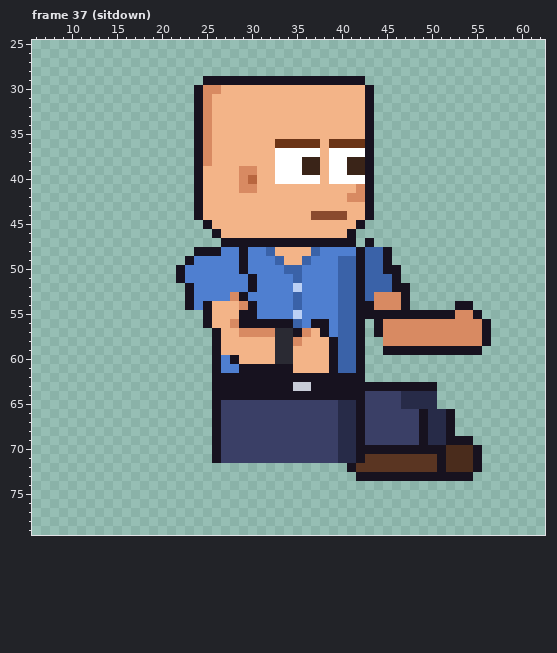
Two versions of one pixel-art file, sprites/custom/custom_intern_bald_right_anim.aseprite. Above is the file before it was changed.
64x80 pixels, 129 frames. Shown: frame 37 (sitdown): x 6..62, y 25..79. The old version is drawn lined up with the new one. The commit also changed other frames, which this record leaves out.
The result:
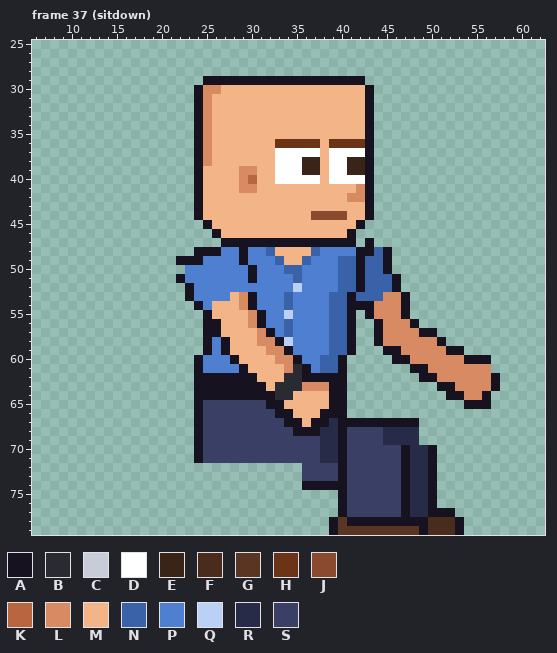
Palette (. is transparent): A #17121f  B #2a2a33  C #c8ccd8  D #ffffff  E #3a2418  F #4a2c1c  G #5a3522  H #6b3416  J #8a4a2e  K #b8663f  L #d88a62  M #f3b488  N #3a62a8  P #4f7fd0  Q #bbd0f5  R #272b48  S #3a3f66
Changes in this commit:
whole drawing moved by +2,-6 (the old picture is shown already moved)
--- frame 37 (sitdown)
@@ x 6..62 @@
 47 .....................AAAAAAAAAAAAAAA.A...................
-48 ..................AAAPPAPPNMMMMNPPPPANNA.................
-49 .................APPPPPAPPPNMMNPPPNNANNA.................
-50 ................APPPPPPAPPPPNNPPPPNNANNAA................
+48 ..................AAAPPAPPNMMMMNPPPPAANA.................
+49 ................AAAPPPPAPPPNMMNPPPNNANNA.................
+50 .................PPPPPPPAPPPNNPPPPNNANNA.................
 51 ................APPPPPPPAPPPPNPPPPNNANNNA................
-52 .................APPPPPPAPPPPQPPPPNNANNNAA...............
-53 .................APPPPLAPPPPPNPPPPNNANLLLA...............
-54 .................APAMMMLAPPPPNPPPPNNAALLLA.....AA........
-55 ...................AMMMAAPPPPQPPPPNNAAAAAAAAAAALLA.......
-56 ...................AMMLAAAAAANPAAPNNA.ALLLLLLLLLLLA......
-57 ....................AMMLLLLBBALMAPNNA.ALLLLLLLLLLLA......
-58 ....................AMMMMMMBBLMMMANNA..LLLLLLLLLLLA......
-59 ....................AMMMMMMBBMMMMANNA..AAAAAAAAAAA.......
-60 ....................APAMMMMBBMMMMANNA....................
-61 ....................APPAAAAAAMMMMANNA....................
-62 ....................AAAAAAAAAAAAAAAAA....................
-63 ....................AAAAAAAAACCAAAAAAAAAAAAAA............
-64 ....................AAAAAAAAAAAAAAAAASSSSRRRR............
-65 ....................ASSSSSSSSSSSSSRRASSSSRRRR............
-66 ....................ASSSSSSSSSSSSSRRASSSSSSARRA..........
-67 ....................ASSSSSSSSSSSSSRRASSSSSSARRA..........
-68 ....................ASSSSSSSSSSSSSRRASSSSSSARRA..........
-69 ....................ASSSSSSSSSSSSSRRASSSSSSARRAAA........
-70 ....................ASSSSSSSSSSSSSRRAAAAAAAAAAFFFA.......
-71 ....................ASSSSSSSSSSSSSRRAGGGGGGGGAFFFA.......
-72 ...................................AGGGGGGGGGAFFFA.......
-73 ....................................AAAAAAAAAAAAA........
-74 .........................................................
-75 .........................................................
-76 .........................................................
-77 .........................................................
-78 .........................................................
-79 .........................................................
+52 .................APPPPPPPPPPPQPPPPNNANNNA................
+53 .................APPPPMLAPPPNPPPPNNANNNLLA...............
+54 ..................APMMMLAPPPNPPPPNNAAALLLA...............
+55 ...................AMMMMLAPPQPPPPNNA.ALLLA...............
+56 ...................AAMMMLAPPNPPPPNNA..ALLLA..............
+57 ...................AAMMMMLAPNPPPPNNA..ALLLLAA............
+58 ...................APAMMMLLAQPPPPNNA..ALLLLLLA...........
+59 ...................APAMMMMLLAPPPPNNA...AALLLLLAA.........
+60 ..................APPPAMMMMLLAPPNNA.....AALLLLLLAAA......
+61 ..................APPPPAMMMMLBAPNNA.......AALLLLLLL......
+62 ..................AAAAAAAMMMBBAAAAA........AALLLLLLA.....
+63 ..................AAAAAAAAMBBBLLLAA..........AALLLLA.....
+64 ..................AAAAAAAAABBMMMMAA...........AALLA......
+65 ..................ASSSSSSSAAMMMMMAA.............AAA......
+66 ..................ASSSSSSSSAAMMMAAA......................
+67 ..................ASSSSSSSSSAAMAARAAAAAAAAA..............
+68 ..................ASSSSSSSSSSAAARRASSSSRRRR..............
+69 ..................ASSSSSSSSSSSSSRRASSSSRRRR..............
+70 ..................ASSSSSSSSSSSSSRRASSSSSSARRA............
+71 ..................ASSSSSSSSSSSSSRRASSSSSSARRA............
+72 ..............................SSSSASSSSSSARRA............
+73 ..............................SSSSASSSSSSARRA............
+74 ..............................AAAAASSSSSSARRA............
+75 ..................................ASSSSSSARRA............
+76 ..................................ASSSSSSARRA............
+77 ..................................ASSSSSSARRAAA..........
+78 .................................AGAAAAAAAAAFFFA.........
+79 .................................AGGGGGGGGGAFFFA.........
Pixel boxes of the changes (left, top, right, bottom) in both pictures:
changed: (176, 247, 500, 535)
